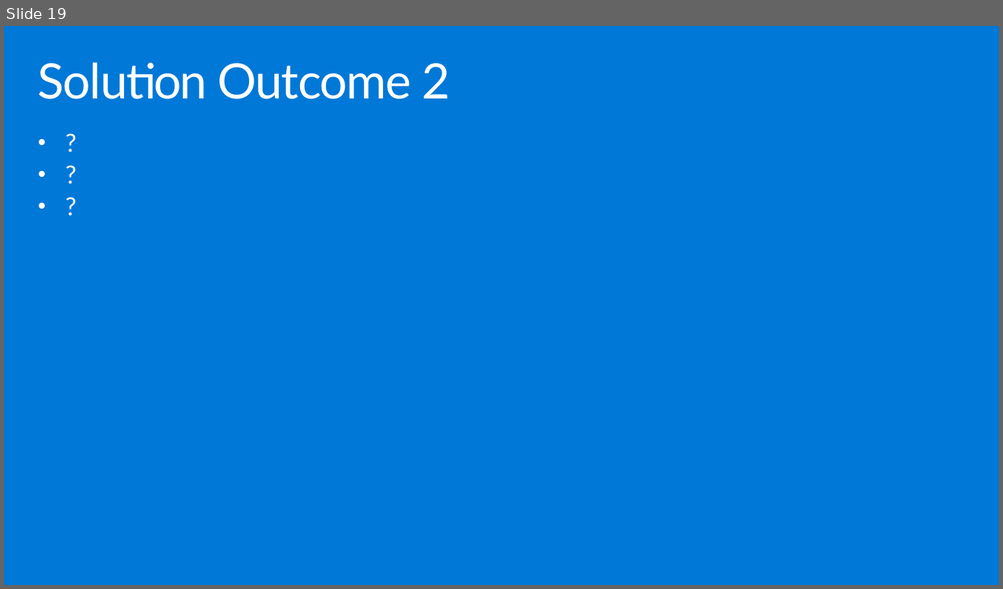
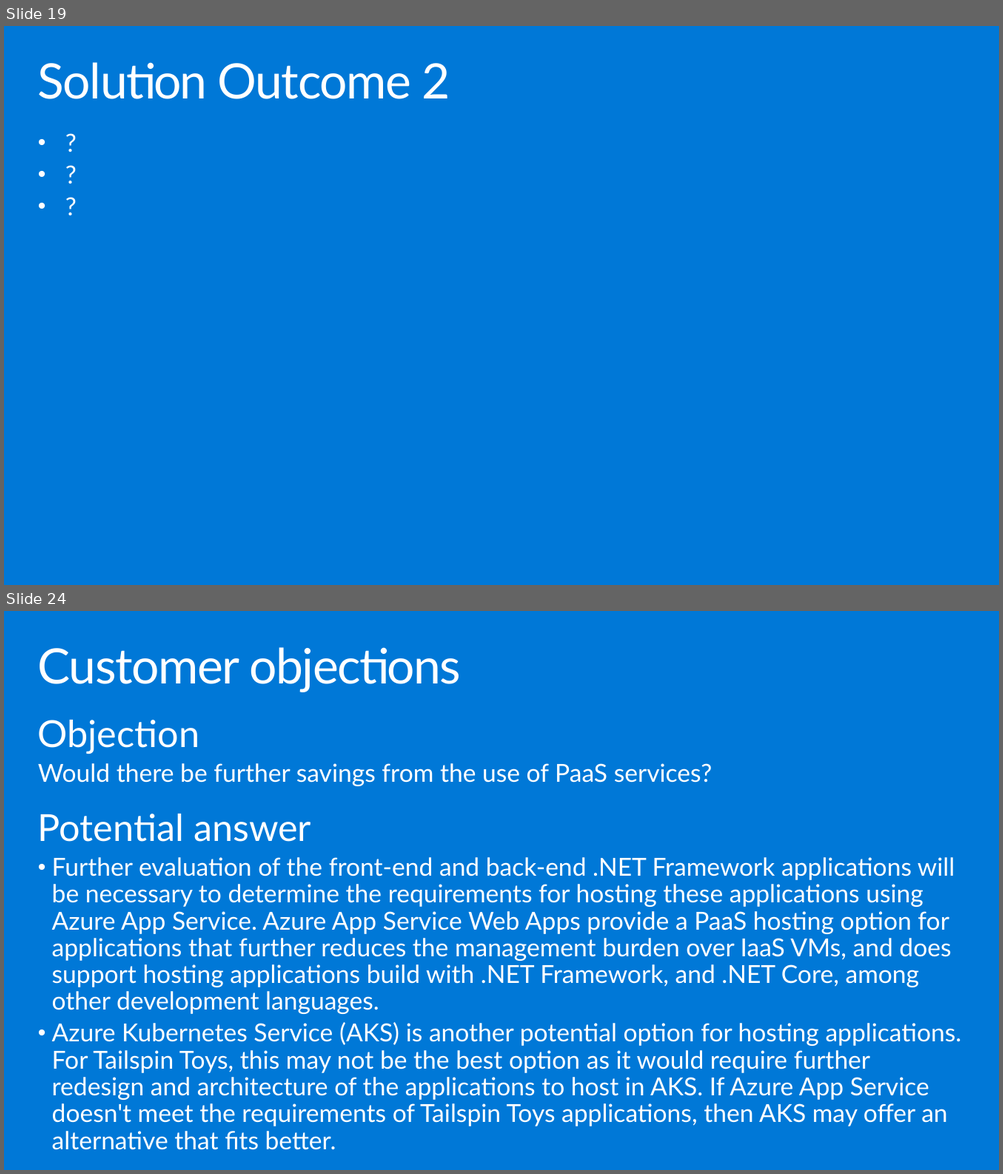
Before and after one commit to solliancenet/-Building-the-business-migration-case-with-Windows-Server-and-SQL-Server, a slide deck: Whiteboard design session/WDS trainer presentation - Building the business migration case with Windows Server and SQL Server.pptx. Shown one above the other, each under a label of ours: slide 19 before the commit, slides 19 and 24 after it; the slides between them are not shown. The pictures are 1003x589 and 1003x1174 pixels, drawn with LibreOffice and Linux fonts; fonts in the diff are those of the drawing. Boxes give left, top, right and bottom in pixels: in the first picture for what was removed or moved away, otherwise in the second. Text is boxed around its words. In the diff, an @@ line names an element or a change of style, - is before the commit and + after.

```diff
--- a/Whiteboard design session/WDS trainer presentation - Building the business migration case with Windows Server and SQL Server.pptx
+++ b/Whiteboard design session/WDS trainer presentation - Building the business migration case with Windows Server and SQL Server.pptx
@@ slide 24 added at [4,611,999,1170], background #0078D7 @@
@@ title added at [38,647,461,692], 47 pt, text #FFFFFF @@
+Customer objections
@@ text added at [38,720,962,1150], 24 pt, text #FFFFFF @@
+Objection
+Would there be further savings from the use of PaaS services?
+Potential answer
+• Further evaluation of the front-end and back-end .NET Framework applications will be necessary to determine the requirements for hosting these applications using Azure App Service. Azure App Service Web Apps provide a PaaS hosting option for applications that further reduces the management burden over IaaS VMs, and does support hosting applications build with .NET Framework, and .NET Core, among other development languages.
+• Azure Kubernetes Service (AKS) is another potential option for hosting applications. For Tailspin Toys, this may not be the best option as it would require further redesign and architecture of the applications to host in AKS. If Azure App Service doesn't meet the requirements of Tailspin Toys applications, then AKS may offer an alternative that fits better.
```
Also in this commit, not shown: 2 slides changed, 3 other slides added, 1 other file.
